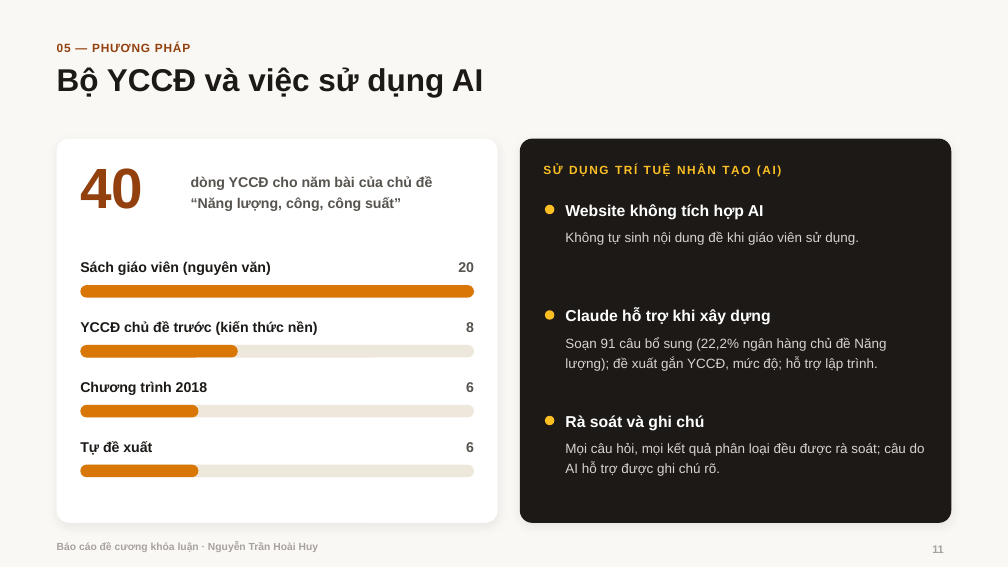
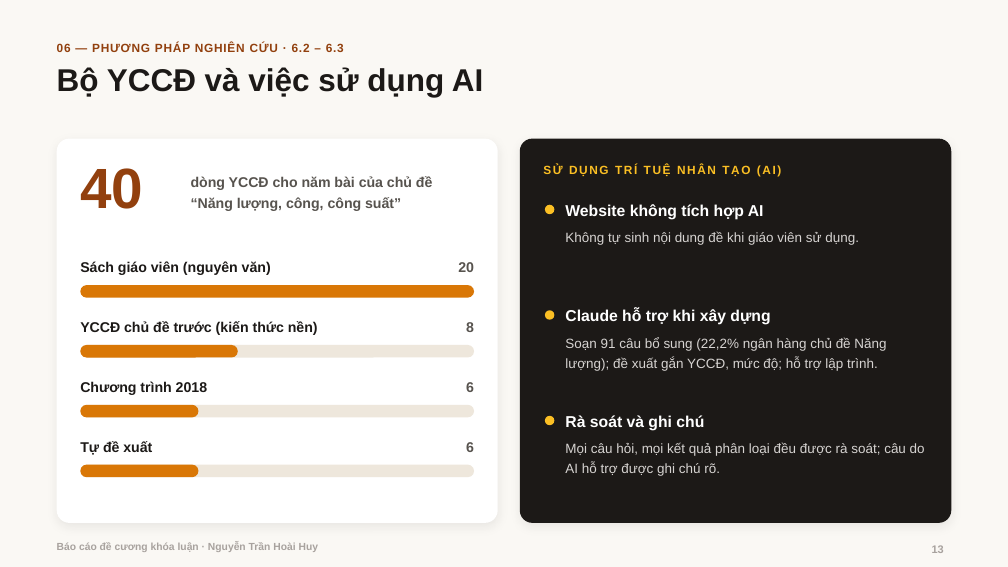
Before and after one commit to hoaihuy2609/kltn, a slide deck: slide 13 of tai-ve/Bao_cao_de_cuong.pptx (slide 11 before the commit). Drawn at 1008x567 pixels with LibreOffice and Linux fonts; fonts in the diff are those of the drawing; background and template pictures are left out. Boxes give left, top, right and bottom in pixels: in the first picture for what was removed or moved away, otherwise in the second. Text is boxed around its words. In the diff, an @@ line names an element or a change of style, - is before the commit and + after.

```diff
--- a/tai-ve/Bao_cao_de_cuong.pptx
+++ b/tai-ve/Bao_cao_de_cuong.pptx
@@ text at (57, 43, 344, 52): text changed @@
-05 — PHƯƠNG PHÁP
+06 — PHƯƠNG PHÁP NGHIÊN CỨU · 6.2 – 6.3
```
Also in this commit, not shown: 15 other slides changed, 2 slides added, 16 other files.
